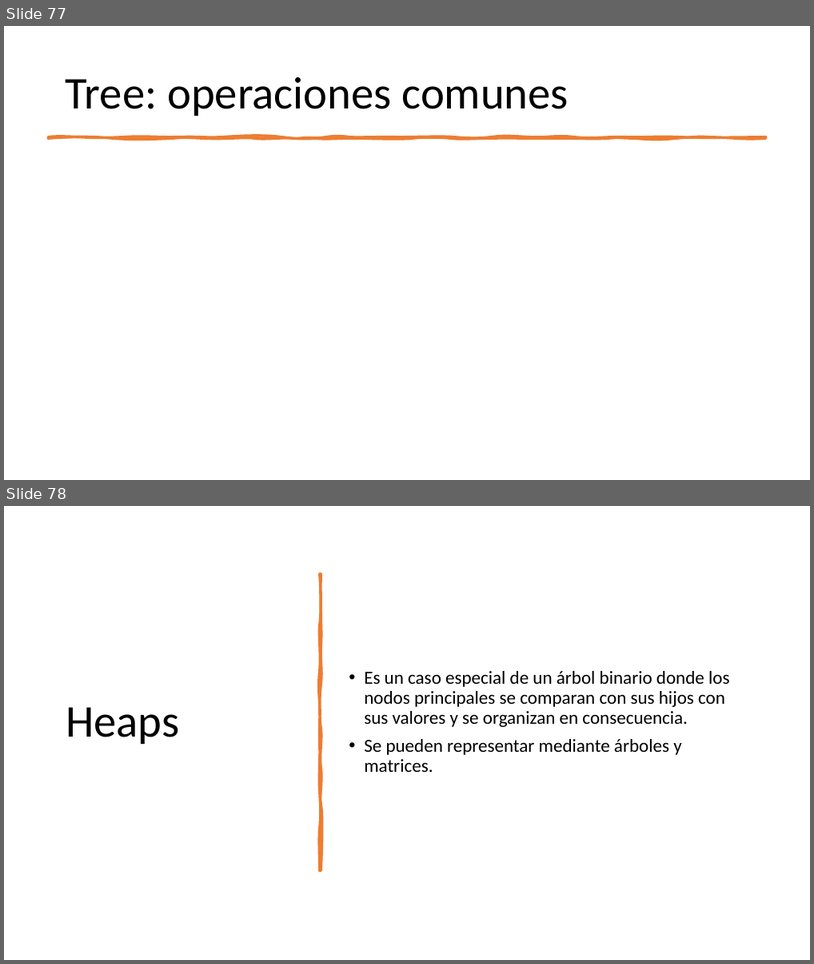
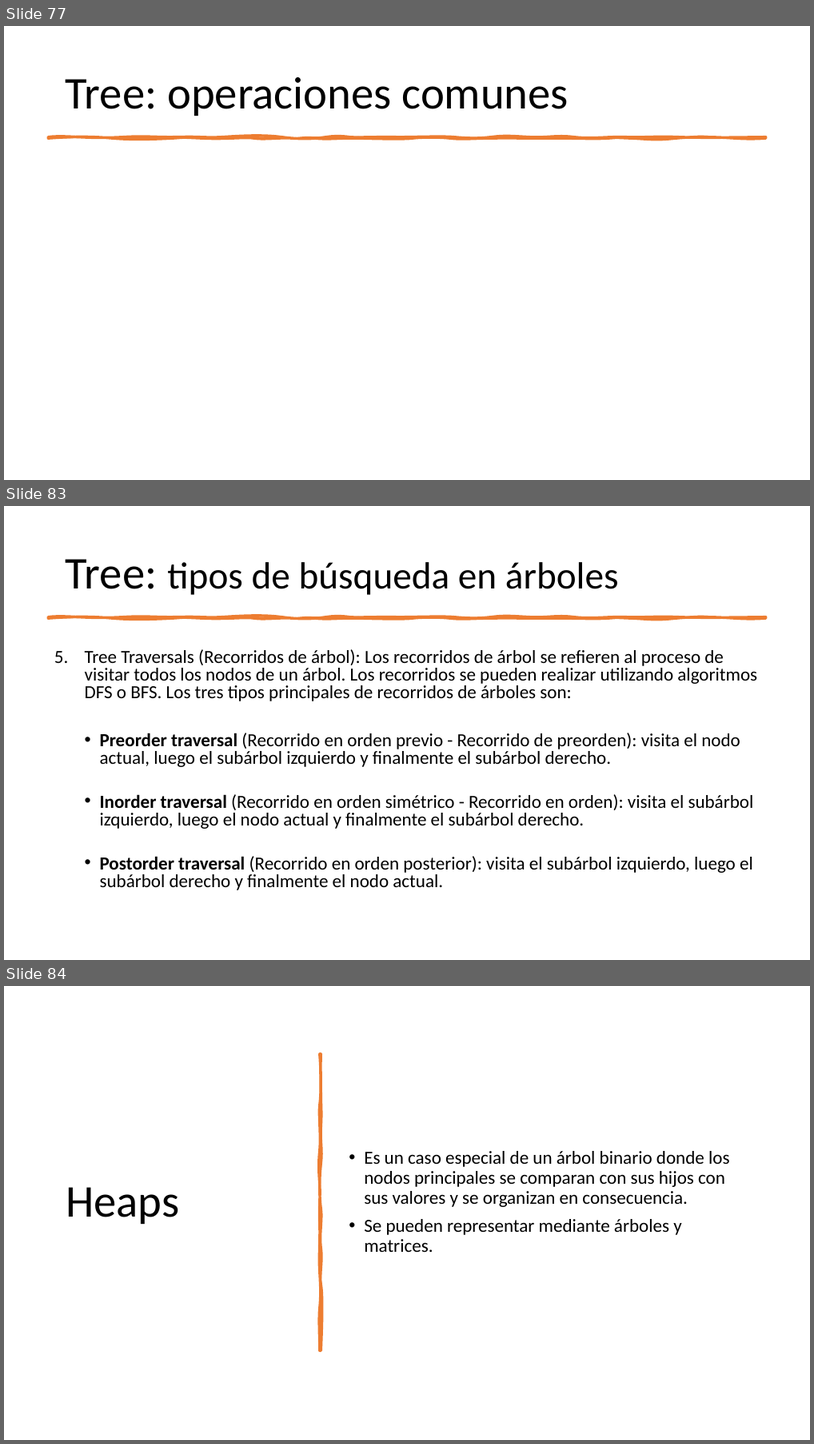
Before and after one commit to ppa-docencia-u/usm-ejemplos-estdatos, a slide deck: presentacion/Estructuras de datos-1.pptx. Shown one above the other, each under a label of ours: slides 77 and 78 before the commit, slides 77, 83 and 84 after it; the slides between them are not shown. The pictures are 814x964 and 814x1444 pixels, drawn with LibreOffice and Linux fonts; fonts in the diff are those of the drawing; grey boxes stand for pictures. Boxes give left, top, right and bottom in pixels: in the first picture for what was removed or moved away, otherwise in the second. Text is boxed around its words. In the diff, an @@ line names an element or a change of style, - is before the commit and + after.

```diff
--- a/presentacion/Estructuras de datos-1.pptx
+++ b/presentacion/Estructuras de datos-1.pptx
@@ slide 83 added at (4,506,810,960), background #FFFFFF @@
@@ title added at (66,559,619,595), 45 pt, text #000000 @@
+Tree: tipos de búsqueda en árboles
@@ freeform shape added at (48,616,766,618), fill #ED7D31, outline #ED7D31 3.25 pt @@
@@ text added at (85,649,758,890), 22 pt, text #000000 @@
+5. Tree Traversals (Recorridos de árbol): Los recorridos de árbol se refieren al proceso de visitar todos los nodos de un árbol. Los recorridos se pueden realizar utilizando algoritmos DFS o BFS. Los tres tipos principales de recorridos de árboles son:
+  • Preorder traversal (Recorrido en orden previo - Recorrido de preorden): visita el nodo actual, luego el subárbol izquierdo y finalmente el subárbol derecho.
+  • Inorder traversal (Recorrido en orden simétrico - Recorrido en orden): visita el subárbol izquierdo, luego el nodo actual y finalmente el subárbol derecho.
+  • Postorder traversal (Recorrido en orden posterior): visita el subárbol izquierdo, luego el subárbol derecho y finalmente el nodo actual.
@@ what was slide 78 is now slide 84 @@
```
Also in this commit, not shown: 2 slides changed, 34 other slides added.
